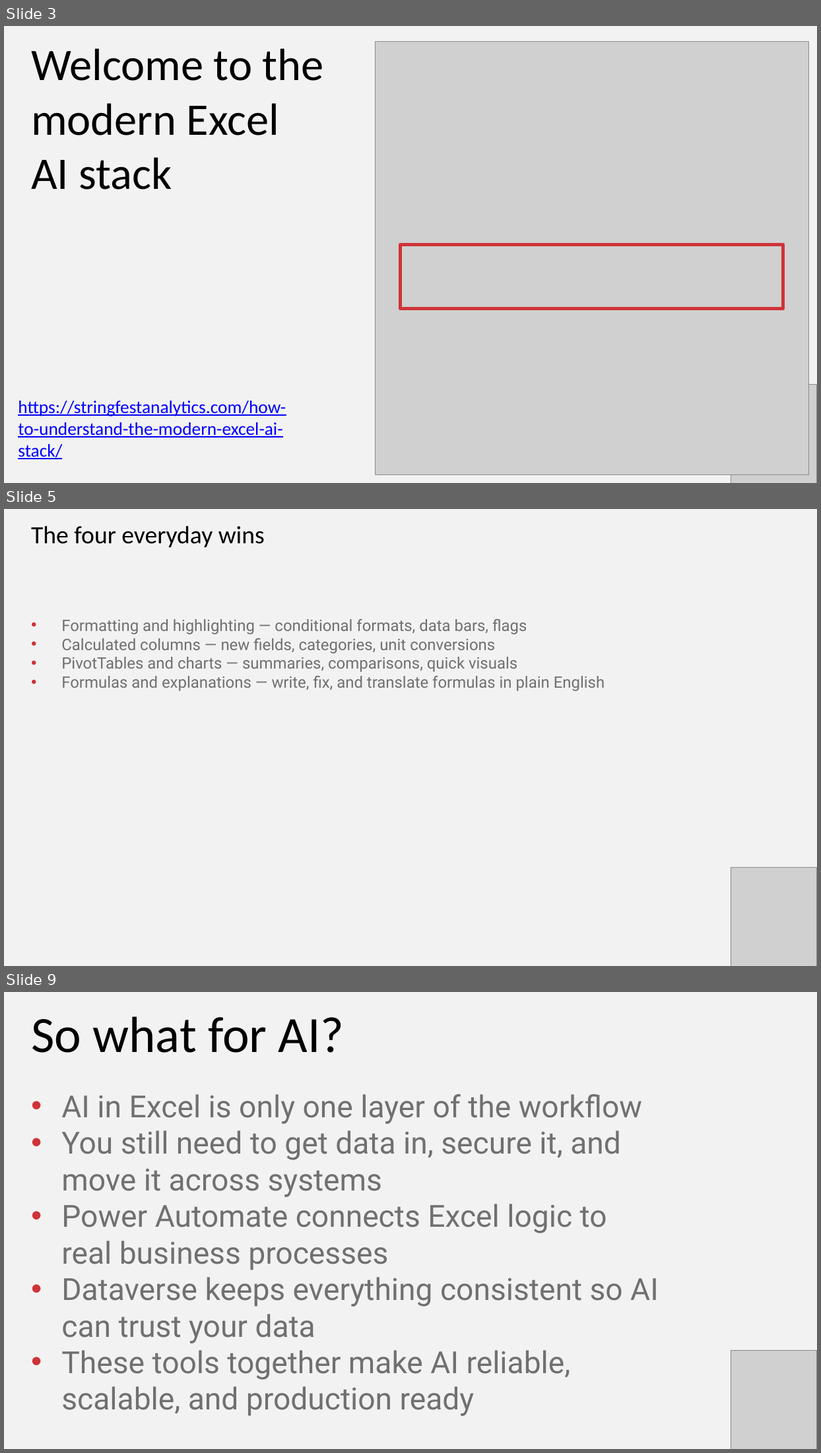
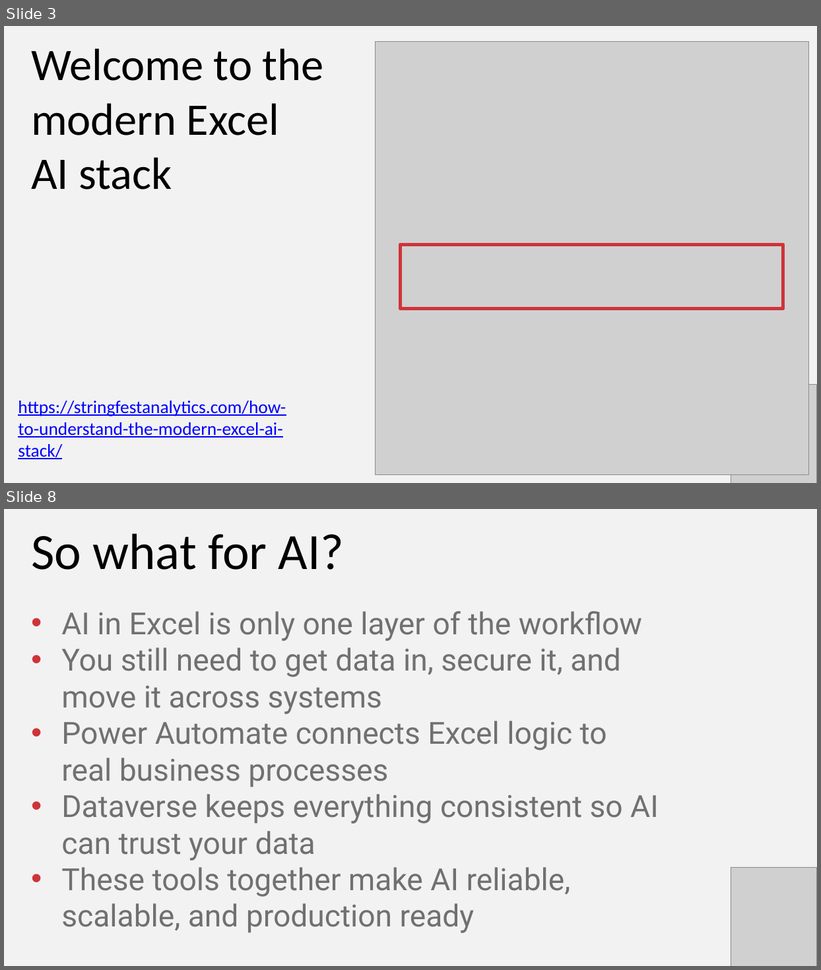
Before and after one commit to stringfestdata/ai-for-excel-in-a-week-may-2026, a slide deck: day-3-copilot-in-excel/day-3-copilot.pptx. Shown one above the other, each under a label of ours: slides 3, 5 and 9 before the commit, slides 3 and 8 after it; the slides between them are not shown. The pictures are 821x1453 and 821x970 pixels, drawn with LibreOffice and Linux fonts; fonts in the diff are those of the drawing; grey boxes stand for pictures. Boxes give left, top, right and bottom in pixels: in the first picture for what was removed or moved away, otherwise in the second. Text is boxed around its words. In the diff, an @@ line names an element or a change of style, - is before the commit and + after.

```diff
--- a/day-3-copilot-in-excel/day-3-copilot.pptx
+++ b/day-3-copilot-in-excel/day-3-copilot.pptx
@@ slide 5 removed at [4, 509, 817, 966], background #F2F2F2 @@
@@ text removed at [31, 526, 265, 547] @@
-The four everyday wins
@@ text removed at [61, 619, 605, 691] @@
-• Formatting and highlighting — conditional formats, data bars, flags
-• Calculated columns — new fields, categories, unit conversions
-• PivotTables and charts — summaries, comparisons, quick visuals
-• Formulas and explanations — write, fix, and translate formulas in plain English
@@ picture removed at [731, 867, 816, 966] @@
@@ what was slide 9 is now slide 8 @@
```
Also in this commit, not shown: 4 slides changed.
